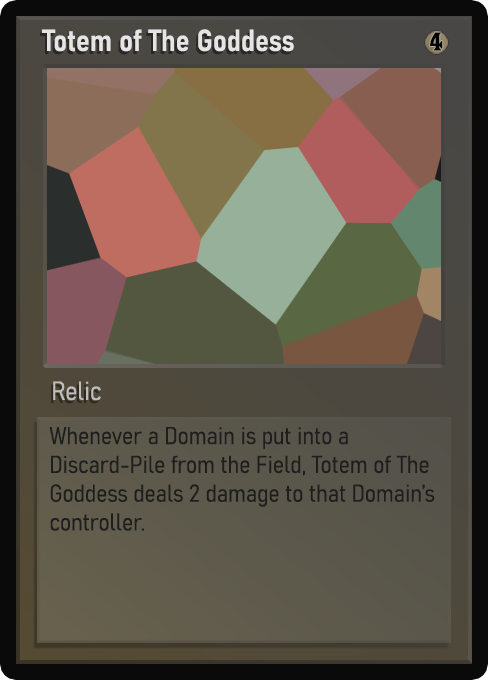
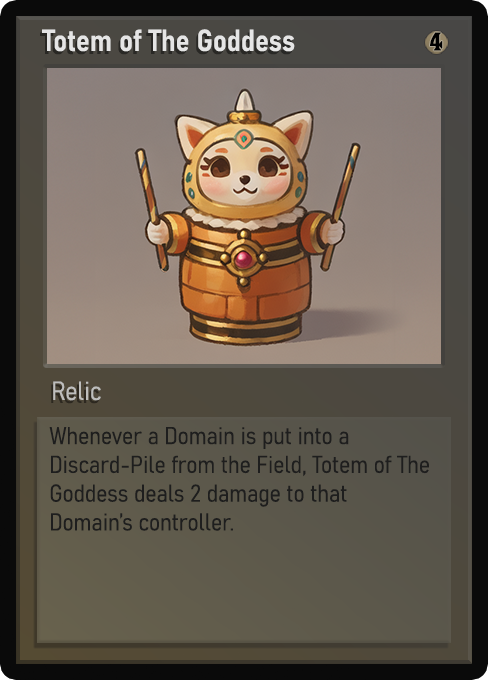
Layered file, before and after one edit (488 × 680). Changes by layer:
painted on "Name" over [left=55, top=30, right=295, bottom=52]
painted on "Class" over [left=59, top=383, right=101, bottom=401]
painted on "Desc_norm" over [left=50, top=427, right=435, bottom=531]
painted on "Artwork" over [left=47, top=68, right=441, bottom=364]
